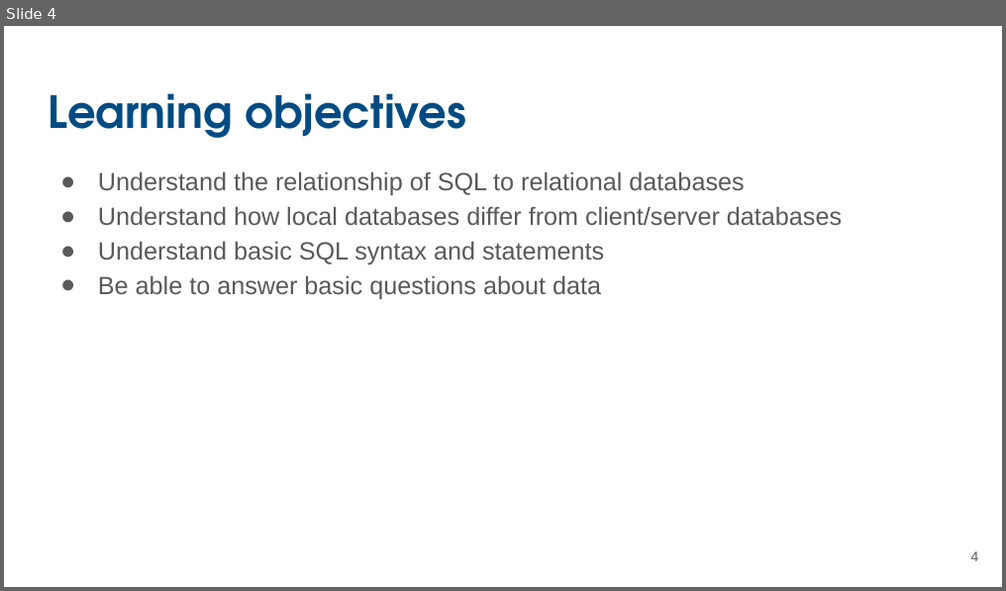
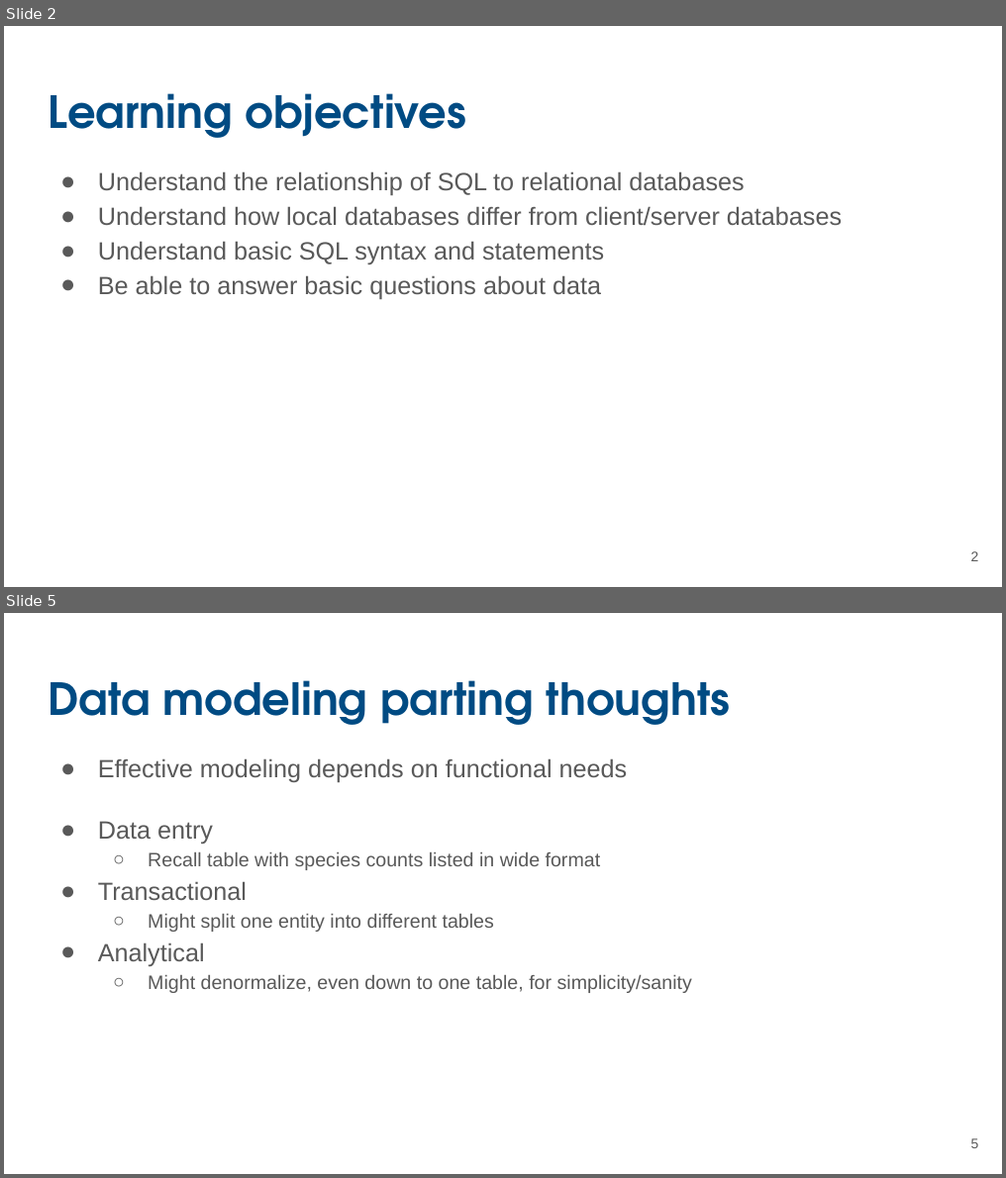
Before and after one commit to UCSB-Library-Research-Data-Services/bren-eds213, a slide deck: modules/week03/slides-03.pptx. Shown one above the other, each under a label of ours: slide 4 before the commit, slides 2 and 5 after it; the slides between them are not shown. The pictures are 1006x591 and 1006x1178 pixels, drawn with LibreOffice and Linux fonts; fonts in the diff are those of the drawing. Boxes give left, top, right and bottom in pixels: in the first picture for what was removed or moved away, otherwise in the second. Text is boxed around its words. In the diff, an @@ line names an element or a change of style, - is before the commit and + after.

```diff
--- a/modules/week03/slides-03.pptx
+++ b/modules/week03/slides-03.pptx
@@ slide 5 added at bbox=[4, 613, 1002, 1174], background #FFFFFF @@
@@ title added at bbox=[48, 680, 730, 725], 32 pt, text #004B83, bold @@
+Data modeling parting thoughts
@@ text added at bbox=[98, 759, 692, 993], 14 pt, text #595959 @@
+● Effective modeling depends on functional needs
+● Data entry
+  ○ Recall table with species counts listed in wide format
+● Transactional
+  ○ Might split one entity into different tables
+● Analytical
+  ○ Might denormalize, even down to one table, for simplicity/sanity
@@ page number added at bbox=[971, 1139, 979, 1149], 10 pt, text #595959 @@
+5
@@ what was slide 4 is now slide 2 @@
@@ page number at bbox=[971, 552, 979, 562]: text changed @@
-4
+2
```
Also in this commit, not shown: 3 slides changed, 4 other slides added, 4 slides removed.
